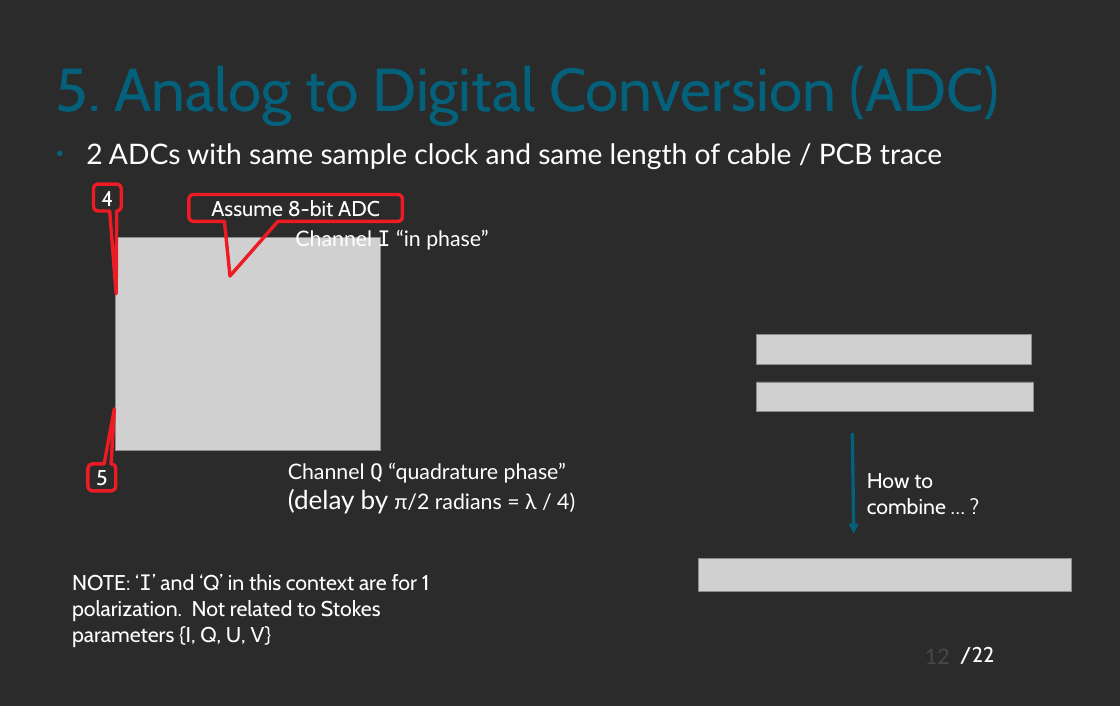
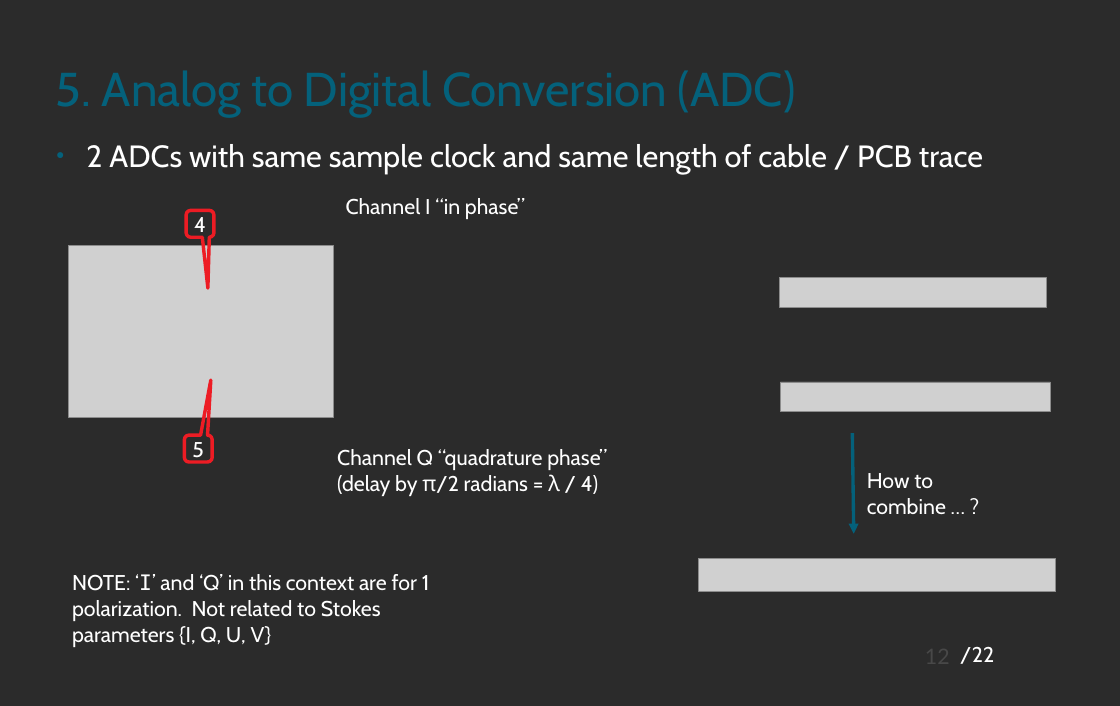
Before and after one commit to spiro-sarris/pres, a slide deck: slide 12 of rf_iq.odp. Drawn at 1120x706 pixels with LibreOffice and Linux fonts; fonts in the diff are those of the drawing; grey boxes stand for pictures; background and template pictures are left out; a plain dark background stands for a picture behind light text. Boxes give left, top, right and bottom in pixels: in the first picture for what was removed or moved away, otherwise in the second. Text is boxed around its words. In the diff, an @@ line names an element or a change of style, - is before the commit and + after.

```diff
--- a/rf_iq.odp
+++ b/rf_iq.odp
@@ title "5. Analog to Digital Conversion ..." at bbox=[56, 28, 1065, 146]: size 51 to 40 pt @@
@@ text "2 ADCs with same sample ..." at bbox=[86, 144, 983, 174]: size 23.8 to 25.9 pt, font Lato to Cabin; less space between paragraphs @@
@@ text "Channel I “in phase”": place and size @@
-text "Channel I “in phase”" at bbox=[295, 228, 488, 252]
+text "Channel I “in phase”" at bbox=[346, 198, 525, 219]
@@ text "Channel I “in phase”" at bbox=[346, 198, 525, 219]: font Lato to Cabin; font DejaVu Sans Mono to Cabin in "I" @@
@@ rounded speech box removed at bbox=[189, 195, 402, 221] @@
-Assume 8-bit ADC
@@ rounded speech box "4": place and size @@
-rounded speech box "4" at bbox=[94, 184, 122, 211]
+rounded speech box "4" at bbox=[186, 210, 214, 236]
@@ rounded speech box "4" at bbox=[186, 210, 214, 236]: proportions changed @@
@@ picture: place and size @@
-picture at bbox=[115, 237, 381, 451]
+picture at bbox=[68, 246, 334, 417]
@@ picture: place and size @@
-picture at bbox=[756, 335, 1032, 365]
+picture at bbox=[780, 277, 1047, 307]
@@ picture: place and size @@
-picture at bbox=[757, 382, 1034, 411]
+picture at bbox=[780, 382, 1051, 411]
@@ text "Channel Q “quadrature phase”": place and size @@
-text "Channel Q “quadrature phase”" at bbox=[288, 463, 575, 514]
+text "Channel Q “quadrature phase”" at bbox=[337, 449, 607, 496]
@@ text "Channel Q “quadrature phase”" at bbox=[337, 449, 607, 496]: font Lato to Cabin; font DejaVu Sans Mono to Cabin in "Q"; size 22 to 18 pt in "(delay by" @@
@@ rounded speech box "5": place and size @@
-rounded speech box "5" at bbox=[88, 464, 116, 490]
+rounded speech box "5" at bbox=[184, 435, 213, 462]
@@ picture: place and size @@
-picture at bbox=[699, 558, 1072, 592]
+picture at bbox=[699, 558, 1056, 592]
```
Also in this commit, not shown: 17 other slides changed.
